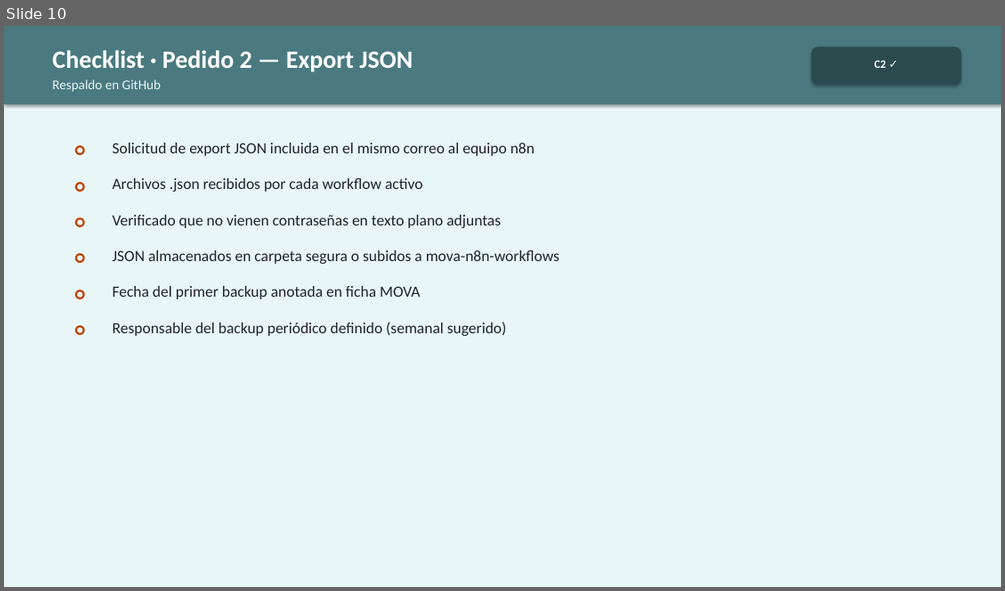
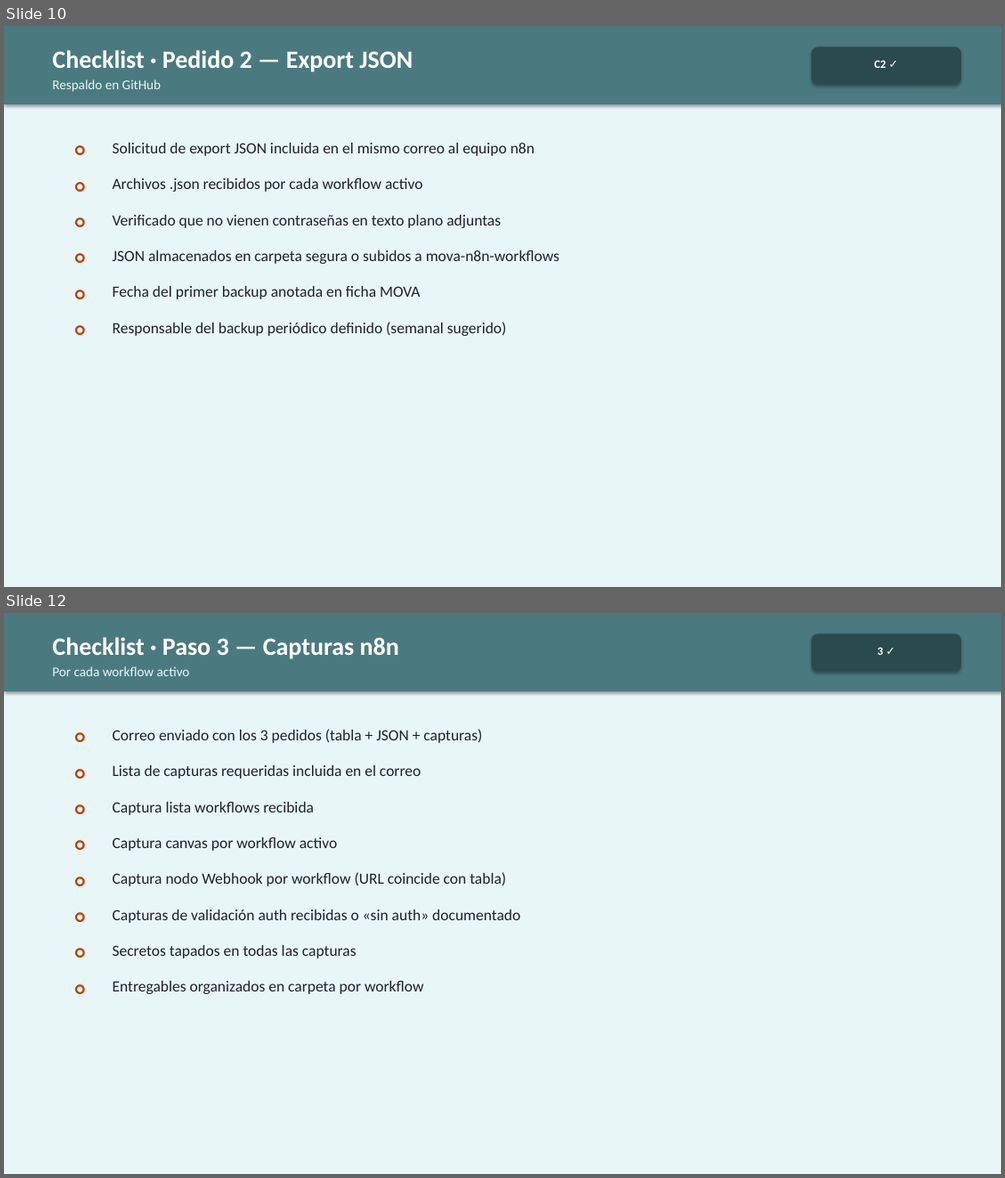
Before and after one commit to JosefaOgalde/organizacion, a slide deck: index/clientes/mkof/MOVA-GitHub-N8n-Checklist.pptx. Shown one above the other, each under a label of ours: slide 10 before the commit, slides 10 and 12 after it; the slides between them are not shown. The pictures are 1005x591 and 1005x1178 pixels, drawn with LibreOffice and Linux fonts; fonts in the diff are those of the drawing. Boxes give left, top, right and bottom in pixels: in the first picture for what was removed or moved away, otherwise in the second. Text is boxed around its words. In the diff, an @@ line names an element or a change of style, - is before the commit and + after.

```diff
--- a/index/clientes/mkof/MOVA-GitHub-N8n-Checklist.pptx
+++ b/index/clientes/mkof/MOVA-GitHub-N8n-Checklist.pptx
@@ slide 12 added at [4,613,1001,1174], background #E8F6F8 @@
@@ rectangle added at [4,613,1001,691], fill #4A7A80 @@
@@ text added at [52,637,399,659], 24 pt, text #FFFFFF, bold @@
+Checklist · Paso 3 — Capturas n8n
@@ rounded rectangle added at [811,634,961,672], fill #2A4A4E @@
@@ text added at [877,647,882,655], 11 pt, text #FFFFFF, bold @@
+3 ✓
@@ text added at [52,666,190,676], 13 pt, text #E8F6F8 @@
+Por cada workflow activo
@@ text added at [67,722,101,750], 18 pt, text #BF3F00, bold @@
+○
@@ text added at [113,729,482,743], 15 pt, text #1F2328 @@
+Correo enviado con los 3 pedidos (tabla + JSON + capturas)
@@ text added at [67,757,101,786], 18 pt, text #BF3F00, bold @@
+○
@@ text added at [113,765,421,779], 15 pt, text #1F2328 @@
+Lista de capturas requeridas incluida en el correo
@@ text added at [67,793,101,821], 18 pt, text #BF3F00, bold @@
+○
@@ text added at [113,802,314,815], 15 pt, text #1F2328 @@
+Captura lista workflows recibida
@@ text added at [67,829,101,858], 18 pt, text #BF3F00, bold @@
+○
@@ text added at [113,837,337,851], 15 pt, text #1F2328 @@
+Captura canvas por workflow activo
@@ text added at [67,865,101,893], 18 pt, text #BF3F00, bold @@
+○
@@ text added at [113,872,506,886], 15 pt, text #1F2328 @@
+Captura nodo Webhook por workflow (URL coincide con tabla)
@@ text added at [67,900,101,929], 18 pt, text #BF3F00, bold @@
+○
@@ text added at [113,909,520,923], 15 pt, text #1F2328 @@
+Capturas de validación auth recibidas o «sin auth» documentado
@@ text added at [67,937,101,965], 18 pt, text #BF3F00, bold @@
+○
@@ text added at [113,945,356,958], 15 pt, text #1F2328 @@
+Secretos tapados en todas las capturas
@@ text added at [67,973,101,1001], 18 pt, text #BF3F00, bold @@
+○
@@ text added at [113,981,423,994], 15 pt, text #1F2328 @@
+Entregables organizados en carpeta por workflow
```
Also in this commit, not shown: 8 slides changed, 1 other slide added, 13 other files.
